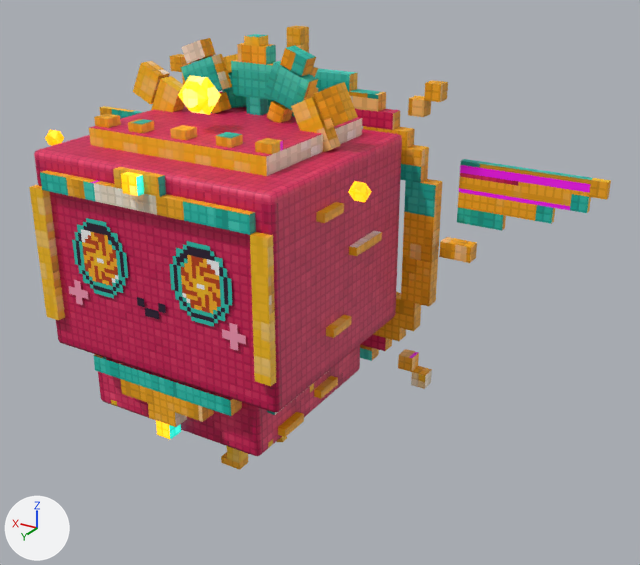
The glTF model assets/models/Radish/Radish.glb: old version first, new version second.
The view is the same before and after, from a 50 mm camera at (-3.8, 5.16, 4.33) aimed at (-0.6, -0.18, 1.66). Every picture has the same lights, and +X, +Y and +Z are marked at lower left. The first picture is the older version. Vertices at exactly the same position are counted once.

The older version as bpy lines, for what is in view:
```python
ob_body = bpy.data.objects.new('Body', me_body)
ob_body.location = (0.0, 0.0, 0.0)
ob_frondl = bpy.data.objects.new('frondL', me_frondl)
ob_frondl.location = (-0.25, -0.156, 2.875)
ob_frondr = bpy.data.objects.new('frondR', me_frondr)
ob_frondr.location = (0.25, -0.156, 2.875)
ob_gem = bpy.data.objects.new('gem', me_gem)
ob_gem.location = (0.0, 1.125, 2.688)
ob_halo = bpy.data.objects.new('halo', me_halo)
ob_halo.location = (0.0, -0.844, 1.875)
ob_leaf = bpy.data.objects.new('leaf', me_leaf)
ob_leaf.location = (0.0, -0.281, 2.875)
ob_orb = bpy.data.objects.new('orb', me_orb)
ob_orb.location = (0.0, 0.406, 3.125)
ob_wingl = bpy.data.objects.new('wingL', me_wingl)
ob_wingl.location = (-1.312, -1.125, 2.25)
ob_wingr = bpy.data.objects.new('wingR', me_wingr)
ob_wingr.location = (1.312, -1.125, 2.25)
# also in view: 'FacePlate' at (0.0, 1.05, 1.97)
```
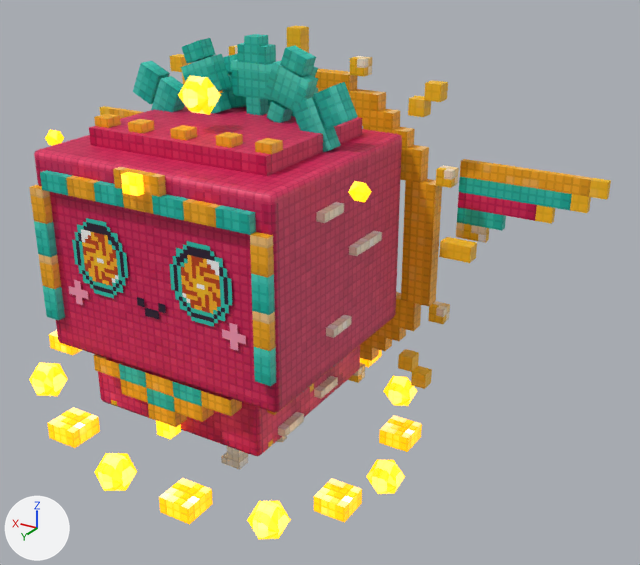
The newer file is also turned or shifted as a whole; pictures and numbers use the older file's frame.

Location of each change, [x1, y1, x2, y2] in pixels of the pictures (640 x 565 px):
'sunstone', added
    after: [29, 330, 422, 539]
'wingL', reshaped (16% taller)
    before: [457, 159, 611, 231]
    after: [456, 159, 611, 243]
part 1 of me_body, surface changed
    both: [29, 54, 382, 470]
part 2 of me_frondl, surface changed (orange to cyan)
    both: [267, 46, 318, 123]
part 3 of me_frondr, surface changed (beige to cyan)
    both: [182, 38, 232, 113]
part 4 of me_gem, surface changed
    both: [121, 172, 144, 196]
part 5 of me_halo, added
    after: [229, 45, 459, 383]
part 6 of me_halo, surface changed
    both: [170, 26, 477, 389]
part 7 of me_leaf, surface changed (orange to cyan)
    both: [233, 34, 276, 115]
part 8 of me_wingl, added (brown)
    after: [456, 222, 489, 243]
part 9 of me_wingl, surface changed
    both: [457, 159, 611, 231]
part 10 of me_wingr, surface changed
    both: [100, 106, 143, 119]

What changed in the scene script:
```text
Change me_body:
    where me_body.from_pydata(...)  # 544 vertices, 808 faces; spans x -1.06..1.06, y -0.72..1.09, z 0.0..3.29
    me_body part 1: 566 kept faces spanning x -1.06..1.06, y -0.66..1.09, z 0.0..3.29 get new texture (UV) coordinates
Change me_frondl:
    remove me_frondl.from_pydata(...)  # 24 vertices, 36 faces; spans x -0.315..0.065, y -0.063..0.063, z -0.018..0.528
    add me_frondl.from_pydata(...)  # 24 vertices, 36 faces; spans x -0.315..0.065, y -0.062..0.063, z -0.018..0.528
    me_frondl part 2: texture (UV) coordinates of 32 of 36 faces, centred in x -0.286..0.036, y -0.062..0.063, z -0.003..0.507, changed; they spanned u 0.05..0.91, v 0.42..0.65 and now span u 0.12..0.86, v 0.35..0.6
Change me_frondr:
    remove me_frondr.from_pydata(...)  # 24 vertices, 36 faces; spans x -0.065..0.315, y -0.063..0.063, z -0.018..0.528
    add me_frondr.from_pydata(...)  # 24 vertices, 36 faces; spans x -0.065..0.315, y -0.063..0.062, z -0.018..0.528
    me_frondr part 3: texture (UV) coordinates of 32 of 36 faces, centred in x -0.036..0.286, y -0.063..0.062, z -0.003..0.507, changed; they spanned u 0.0..0.97, v 0.42..0.65 and now span u 0.07..0.82, v 0.35..0.6
Change me_gem:
    where me_gem.from_pydata(...)  # 8 vertices, 12 faces; spans x -0.0625..0.0625, y -0.0313..0.0313, z -0.0625..0.0625
    me_gem part 4: texture (UV) coordinates of 12 of 12 faces, centred in x -0.0625..0.0625, y -0.0313..0.0313, z -0.0625..0.0625, changed; they spanned u 0.0..0.77, v 0.32..0.42 and now span u 0.78..0.99, v 0.24..0.37
Change me_halo:
    remove me_halo.from_pydata(...)  # 328 vertices, 588 faces; spans x -1.56..1.56, y -0.06..0.06, z -1.56..1.56
    add me_halo.from_pydata(...)  # 376 vertices, 684 faces; spans x -1.56..1.56, y -0.06..0.06, z -1.56..1.56
    me_halo part 5: 48 vertices added at x -1.38..1.38, y -0.06..0.06, z -1.38..1.38
    me_halo part 6: 588 kept faces spanning x -1.56..1.56, y -0.06..0.06, z -1.56..1.56 get new texture (UV) coordinates
Change me_leaf:
    where me_leaf.from_pydata(...)  # 32 vertices, 48 faces; spans x -0.188..0.188, y -0.063..0.063, z 0.0..0.562
    me_leaf part 7: texture (UV) coordinates of 44 of 48 faces, centred in x -0.188..0.188, y -0.063..0.063, z 0.0..0.562, changed; they spanned u 0.0..0.86, v 0.31..0.65 and now span u 0.03..0.49, v 0.23..0.6
Change me_wingl:
    remove me_wingl.from_pydata(...)  # 36 vertices, 78 faces; spans x -1.125..0.0, y -0.031..0.031, z -0.25..0.25
    add me_wingl.from_pydata(...)  # 42 vertices, 90 faces; spans x -1.125..0.0, y -0.031..0.031, z -0.375..0.25
    me_wingl part 8
    6 vertices are added at (-0.25, -0.031, -0.375), (-0.25, -0.031, -0.25), (0.0, -0.031, -0.375), (-0.25, 0.031, -0.375), (-0.25, 0.031, -0.25), (0.0, 0.031, -0.375)
    12 new faces join them
    me_wingl part 9: 78 kept faces spanning x -1.125..0.0, y -0.031..0.031, z -0.25..0.25 get new texture (UV) coordinates
Change me_wingr:
    remove me_wingr.from_pydata(...)  # 36 vertices, 78 faces; spans x 0.0..1.125, y -0.031..0.031, z -0.25..0.25
    add me_wingr.from_pydata(...)  # 42 vertices, 90 faces; spans x 0.0..1.125, y -0.031..0.031, z -0.375..0.25
    me_wingr part 10: 78 kept faces spanning x 0.0..1.125, y -0.031..0.031, z -0.25..0.25 get new texture (UV) coordinates
    edits to the shape of me_wingr do not show in these pictures
Add ob_sunstone:
    ob_sunstone = bpy.data.objects.new('sunstone', me_sunstone)  # 160 vertices, 256 faces; spans x -1.5..1.5, y -1.5..1.5, z -0.5..0.5
    ob_sunstone.location = (0.0, 0.156, 0.75)
```
